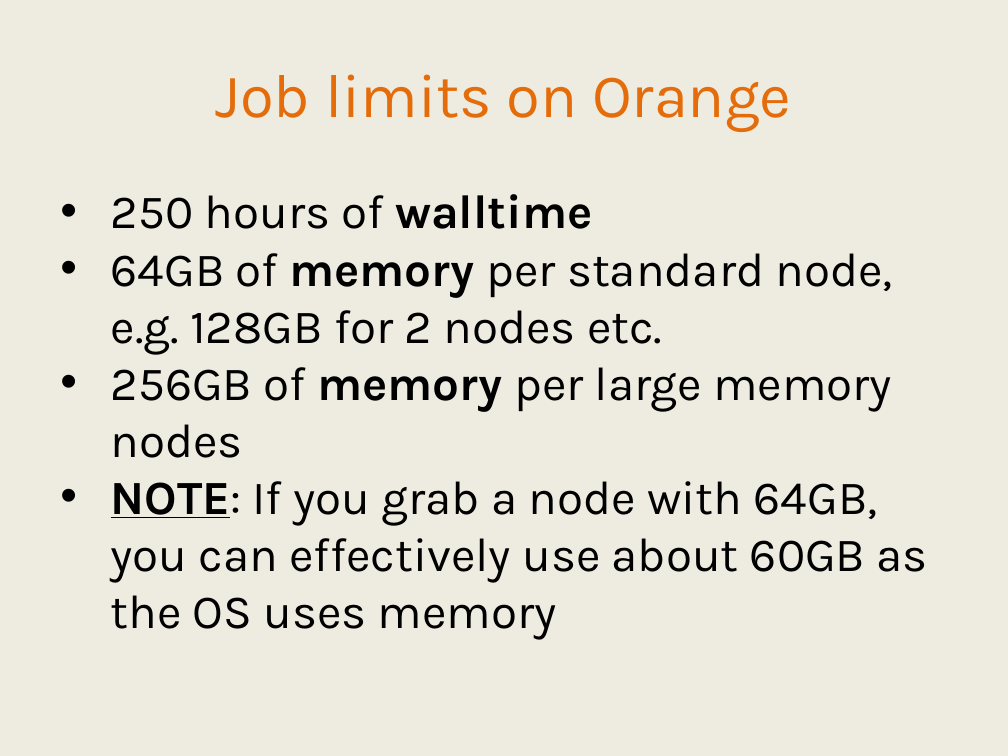
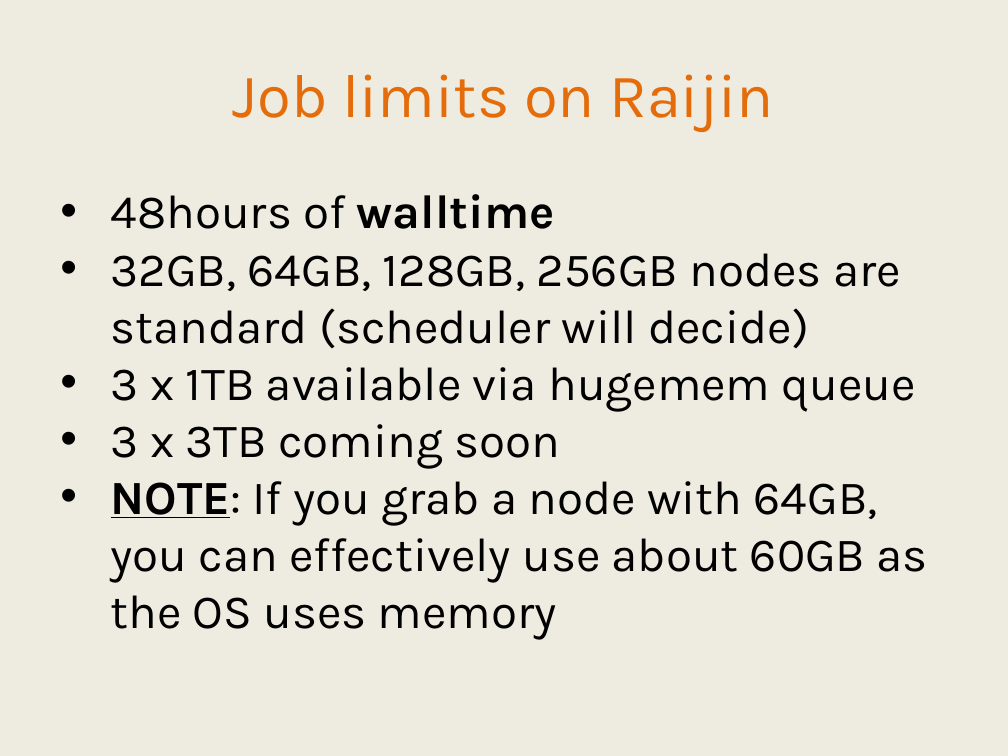
Before and after one commit to IntersectAustralia/TrainingMaterials, a slide deck: slide 29 of hpc1/03 HPC - Slides.pptx (slide 30 before the commit). Drawn at 1008x756 pixels with LibreOffice and Linux fonts; fonts in the diff are those of the drawing. Boxes give left, top, right and bottom in pixels: in the first picture for what was removed or moved away, otherwise in the second. Text is boxed around its words. In the diff, an @@ line names an element or a change of style, - is before the commit and + after.

Commit message:
Modified HPC1 slides (both pptx and pdf versions) for Raijin course

```diff
--- a/hpc1/03 HPC - Slides.pptx
+++ b/hpc1/03 HPC - Slides.pptx
@@ text at box(233, 74, 774, 132): text changed @@
-Job limits on Orange
+Job limits on Raijin
@@ text at box(111, 194, 916, 468): text changed @@
-• 250 hours of walltime
-• 64GB of memory per standard node, e.g. 128GB for 2 nodes etc.
-• 256GB of memory per large memory nodes
+• 48hours of walltime
+• 32GB, 64GB, 128GB, 256GB nodes are standard (scheduler will decide)
+• 3 x 1TB available via hugemem queue
+• 3 x 3TB coming soon
```
Also in this commit, not shown: 19 other slides changed, 2 slides added, 10 slides removed, 5 other files.
